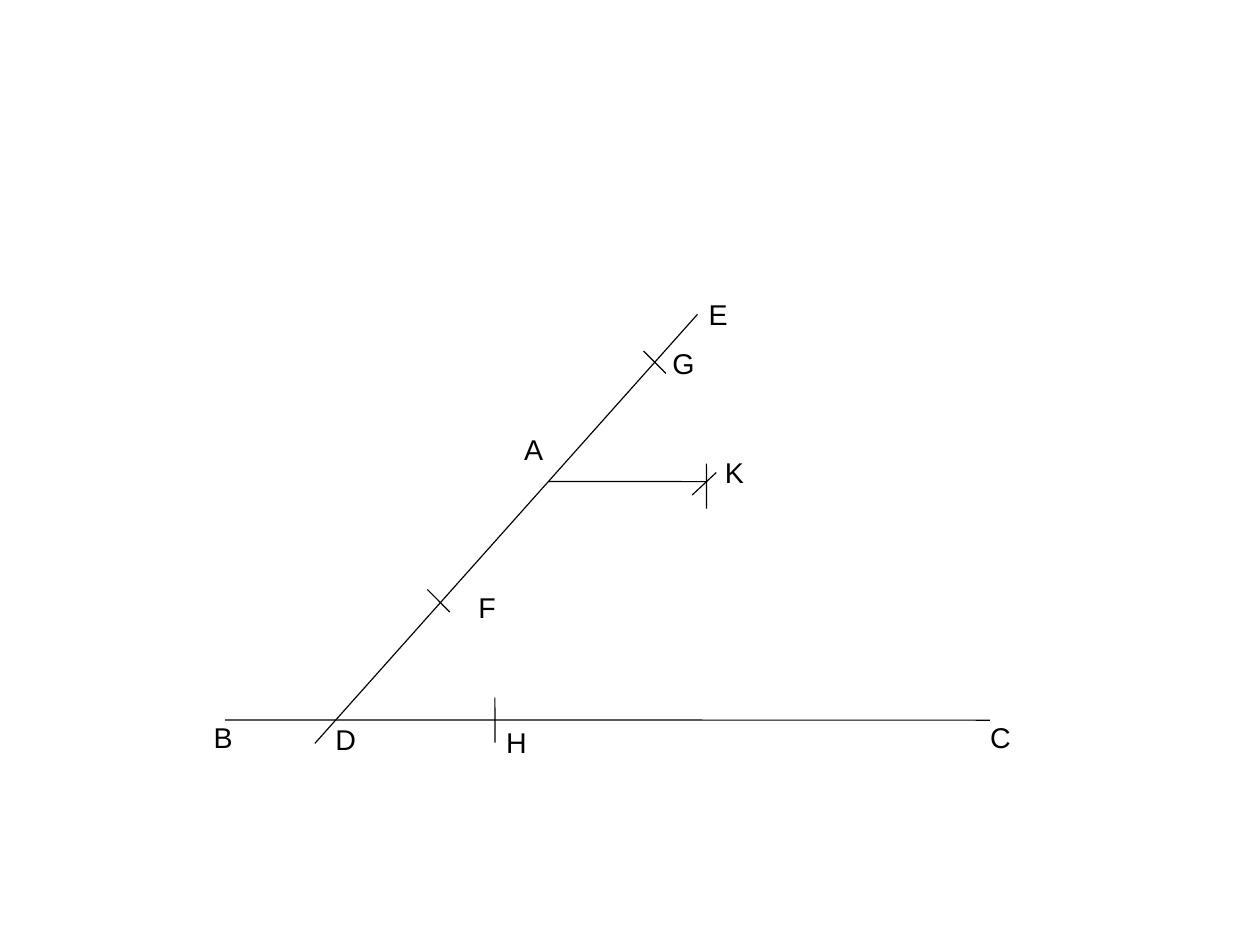
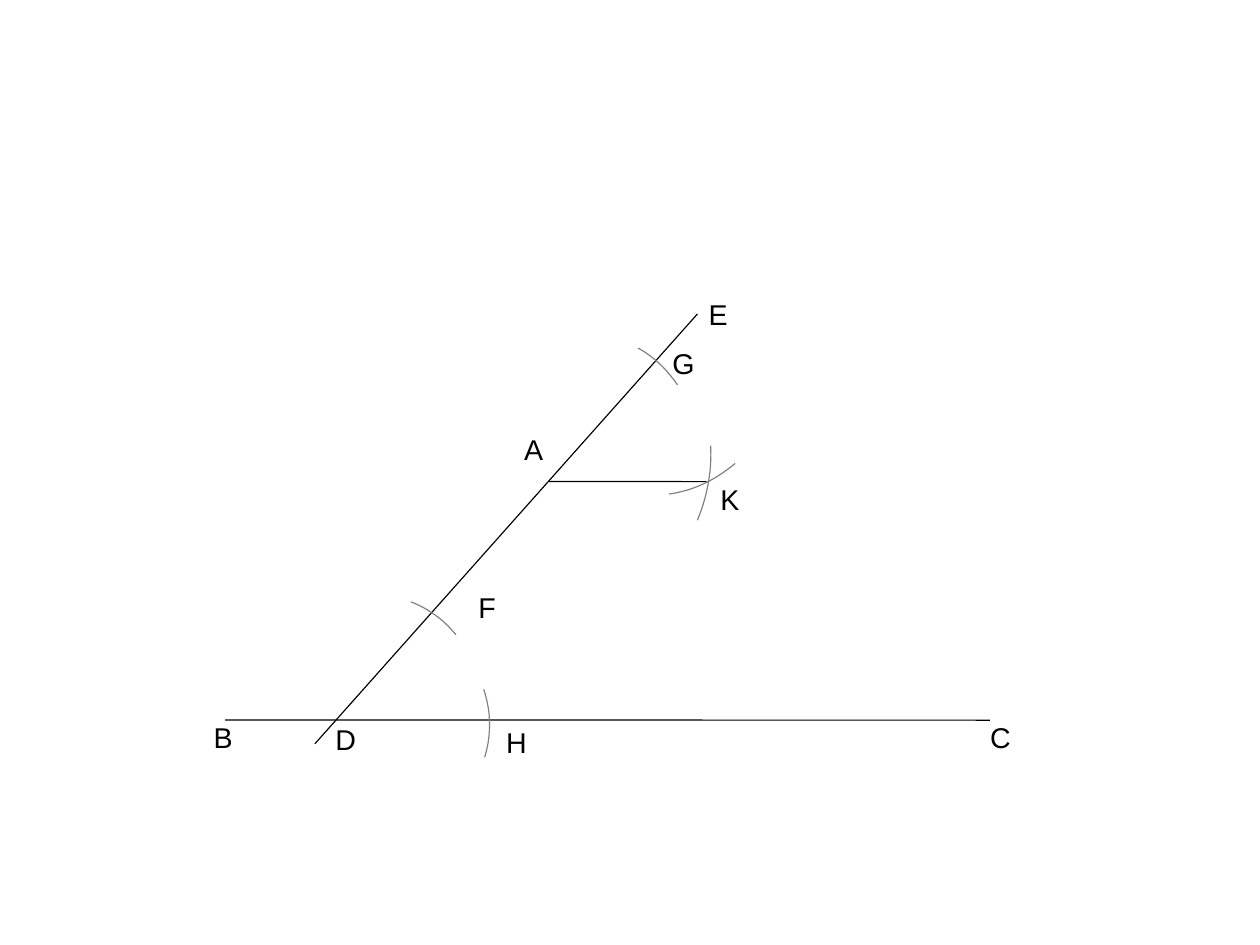
Before and after one commit to ericzhang/english-math, a slide deck: slide 12 of math/grade-7-下/7下数学北师大版-unit-2-相交线与平行线.ppt (slide 10 before the commit). Drawn at 1260x945 pixels with LibreOffice and Linux fonts; fonts in the diff are those of the drawing. Boxes give left, top, right and bottom in pixels: in the first picture for what was removed or moved away, otherwise in the second. Text is boxed around its words. In the diff, an @@ line names an element or a change of style, - is before the commit and + after.

```diff
--- a/math/grade-7-下/7下数学北师大版-unit-2-相交线与平行线.ppt
+++ b/math/grade-7-下/7下数学北师大版-unit-2-相交线与平行线.ppt
@@ freeform shape added at (638,349,678,385), outline #808080 0.74 pt @@
@@ line removed from (644, 351) to (667, 374) @@
@@ freeform shape added at (697,446,711,520), outline #808080 0.74 pt @@
@@ freeform shape added at (669,463,735,494), outline #808080 0.74 pt @@
@@ line removed from (717, 472) to (693, 495) @@
@@ line removed from (707, 464) to (707, 509) @@
@@ text "K": place and size @@
-text "K" at (725,463,744,483)
+text "K" at (720,490,739,510)
@@ line removed from (428, 590) to (450, 612) @@
@@ freeform shape added at (412,603,456,636), outline #808080 0.74 pt @@
@@ freeform shape added at (484,689,489,757), outline #808080 0.74 pt @@
@@ line removed from (495, 697) to (495, 743) @@
```
Also in this commit, not shown: 1 other slide changed, 3 slides added, 5 other files.
